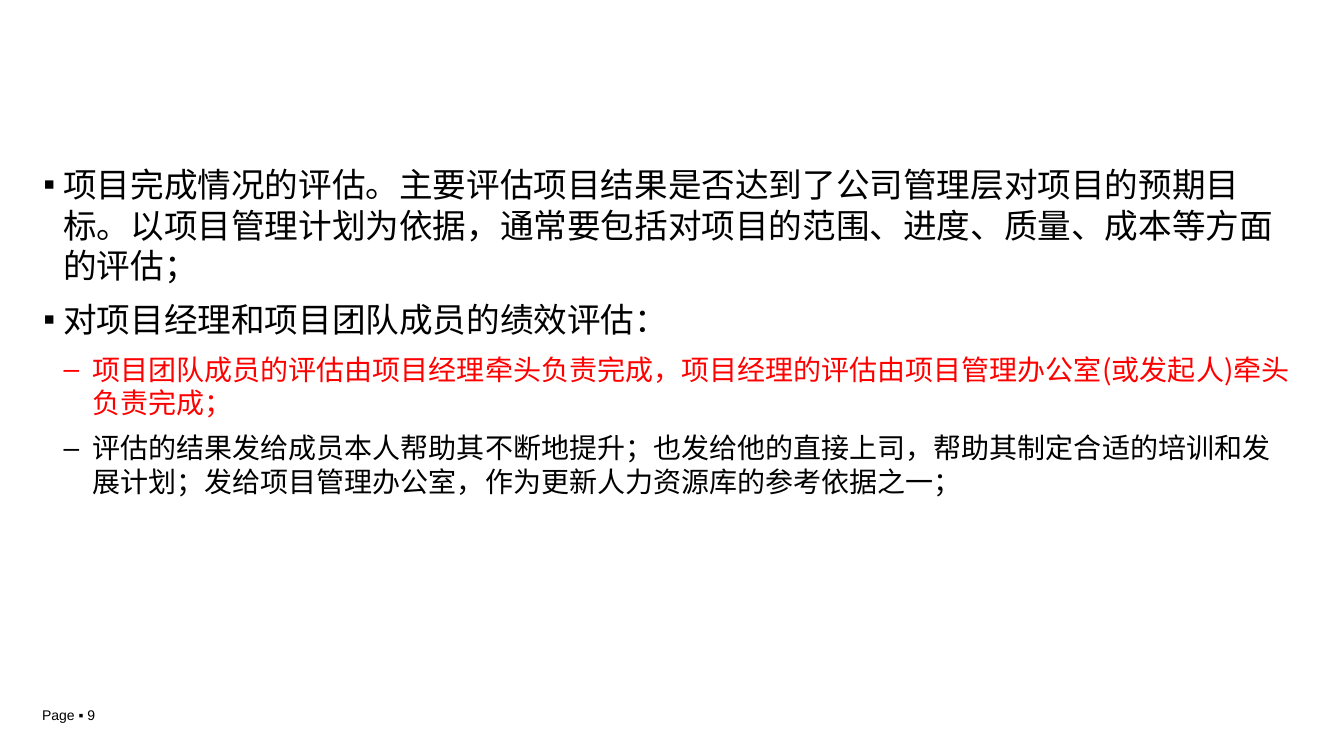
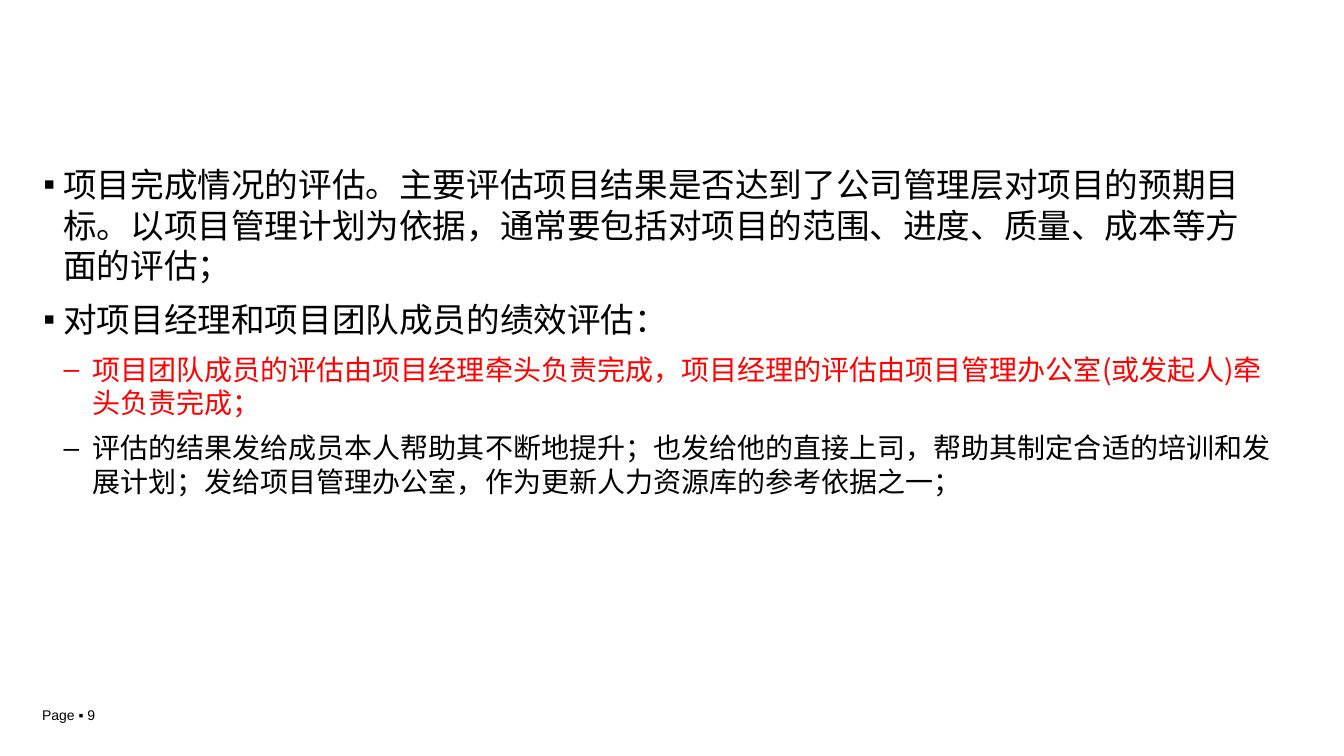
Before and after one commit to DongChengXiao/It_Project_Management, a slide deck: slide 9 of 第5章 项目收尾.pptx. Drawn at 1344x756 pixels with LibreOffice and Linux fonts; fonts in the diff are those of the drawing; background and template pictures are left out. Boxes give left, top, right and bottom in pixels: in the first picture for what was removed or moved away, otherwise in the second. Text is boxed around its words. In the diff, an @@ line names an element or a change of style, - is before the commit and + after.

Commit message:
项目收尾

```diff
--- a/第5章 项目收尾.pptx
+++ b/第5章 项目收尾.pptx
@@ text "项目完成情况的评估。主要评估项目结果是否达到了公司管理层对项目的预期目标。以项目管理计划为依据，通常要包括对项目的范围、 ..." rewrapped from <box>63,168,1289,497</box> to <box>63,168,1270,497</box> @@
```
Also in this commit, not shown: 9 other slides changed.
